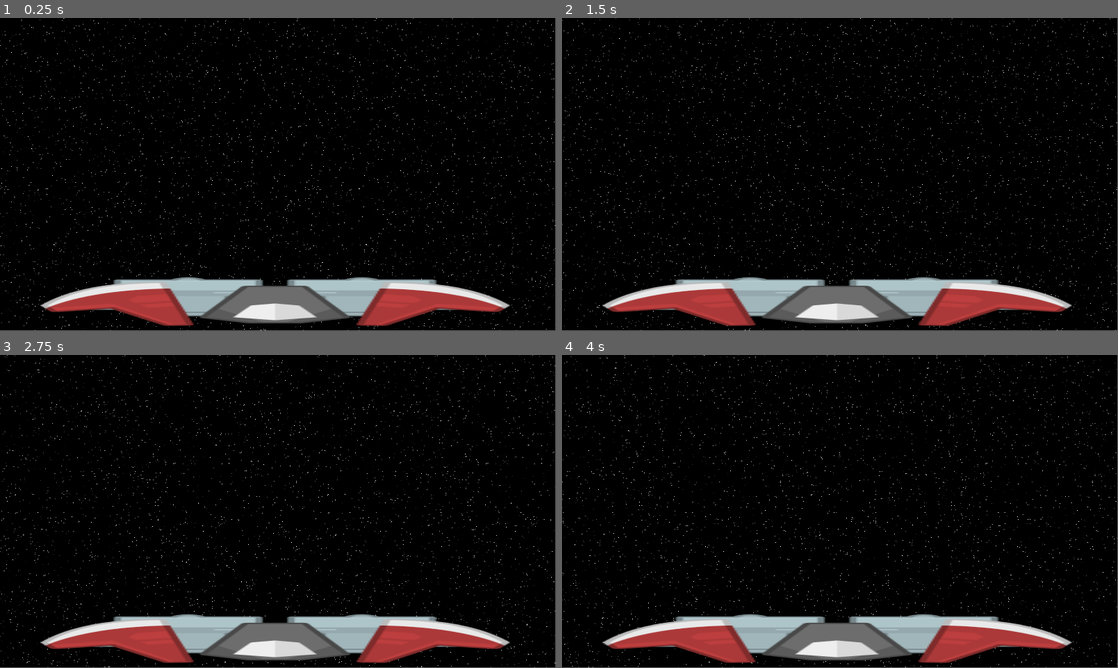
Above: before the commit, frames 1-4 (two rows, left to right).
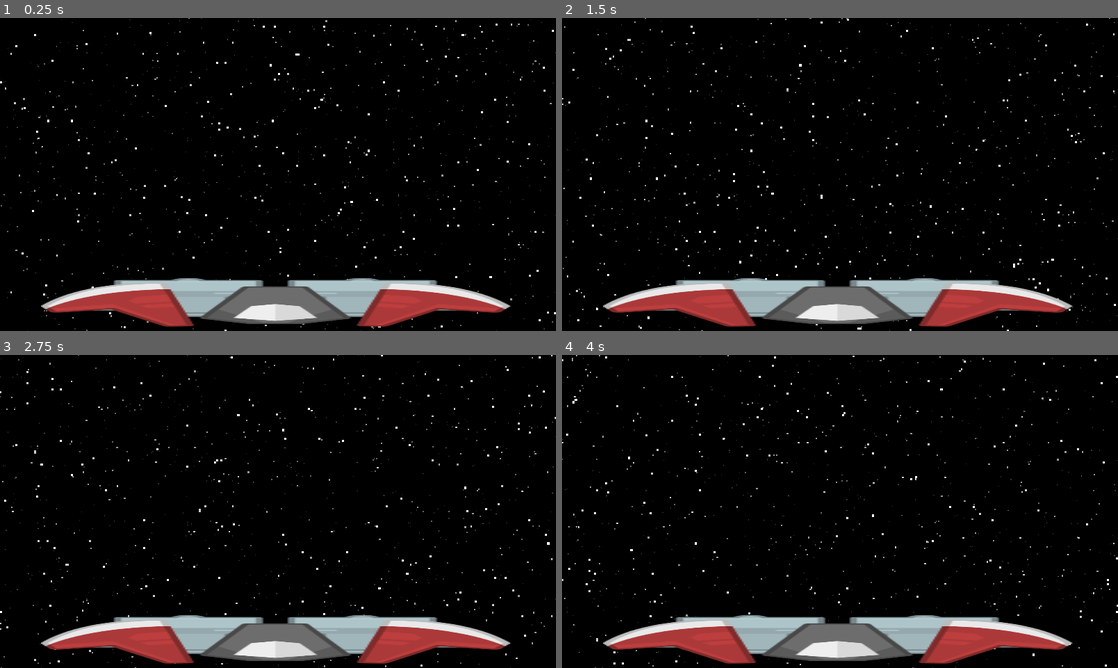
Above: after the commit, the same moments.

Repository: moby-it/cosmic-jack
Game: Godot game, scene res://main.tscn
Two runs of this game, one before a commit and one after it. Both use one fixed random seed, a clock stepped at 60 frames per second and the inputs below.
Inputs:
- Up to frame 1 (0.25 s): no input
- Up to frame 2 (1.5 s): tap F at 0.6, 1.35 s
- Up to frame 3 (2.75 s): tap F at 2.1 s
- Up to frame 4 (4 s): tap F at 2.85, 3.6 s
In our replay, the window is 799x449 before the commit and 800x450 after it. These sizes can differ from the game's own. Grey fills any space a smaller window leaves; there, only what the larger window draws over its background counts as a difference.

The runs differ from the first frame. In frame 1, 3.6% of the frame differs, in the area x 0-100%, y 0-100%; in frame 2, 3.6%; in frame 3, 3.6%; in frame 4, 3.6%.

Commit message:
removing formatter and playing with shaders

Diff:
--- a/background.tscn
+++ b/background.tscn
@@ -12,8 +12,8 @@
 [sub_resource type="ShaderMaterial" id="ShaderMaterial_4v4su"]
 shader = ExtResource("1_4topl")
 shader_parameter/resolution = Vector2(1920, 1080)
-shader_parameter/speed_x = 20.0
-shader_parameter/speed_y = 0.0
+shader_parameter/speed_x = 0.0
+shader_parameter/speed_y = -20.0
 shader_parameter/density = 20.0
 shader_parameter/layers = 5.0
 shader_parameter/noise_texture = SubResource("NoiseTexture2D_hw05k")
--- a/main.gd
+++ b/main.gd
@@ -1,5 +1,4 @@
 extends Node2D
-
 
 # Called when the node enters the scene tree for the first time.
 func _ready() -> void:
--- a/project.godot
+++ b/project.godot
@@ -19,6 +19,8 @@
 
 window/size/viewport_width=1920
 window/size/viewport_height=1080
+window/size/mode=2
+window/stretch/mode="canvas_items"
 
 [editor]
 
@@ -27,4 +29,4 @@
 
 [editor_plugins]
 
-enabled=PackedStringArray("res://addons/gdscript_formatter/plugin.cfg")
+enabled=PackedStringArray()
--- a/stars.gdshader
+++ b/stars.gdshader
@@ -2,9 +2,9 @@
 
 uniform vec2 resolution = vec2(1920.0, 1080.0);
 uniform sampler2D noise_texture: filter_nearest, repeat_enable;
-uniform float speed_x: hint_range(-100.0, 100.0, 0.1) = 20.0;
-uniform float speed_y: hint_range(-100.0, 100.0, 0.1) = 0.0;
-uniform float density: hint_range(-100.0, 100.0, 0.1) = 20.0;
+uniform float speed_x: hint_range(-100.0, 100.0, 0.1) = 0.0;
+uniform float speed_y: hint_range(-100.0, 100.0, 0.1) = -20.0;
+uniform float density: hint_range(0.0, 100.0, 0.1) = 20.0;
 uniform float layers: hint_range(1.0, 10.0, 1.0) = 5.0;
 
 void fragment() {
@@ -16,8 +16,9 @@
 	for (float i = 0.0; i < layers; i+=1.0) {
 		float shift = i * 0.2;
 		float brightness = 1.0 - i * 0.2;
-		stars += step(0.2, pow(texture(noise_texture, uv + shift + speed * (1.0 - i * 0.2)).r, density)) * brightness;
+		float scale = 1.0 + (layers - i) * 0.5;
+		stars += step(0.2, pow(texture(noise_texture, (uv/scale) + shift + speed * (1.0 - i * 0.2)).r, density)) * brightness;
 	}
 
-	COLOR = vec4(vec3(stars),1.0);
+	COLOR = vec4(vec3(stars), 1.0);
 }
Not shown, removed: addons/gdscript_formatter/LICENSE.txt
Not shown, removed: addons/gdscript_formatter/format_preference.tres
Not shown, removed: addons/gdscript_formatter/gdscript_formatter.gd
Not shown, removed: addons/gdscript_formatter/plugin.cfg
Not shown, removed: addons/gdscript_formatter/scripts/preference.gd
